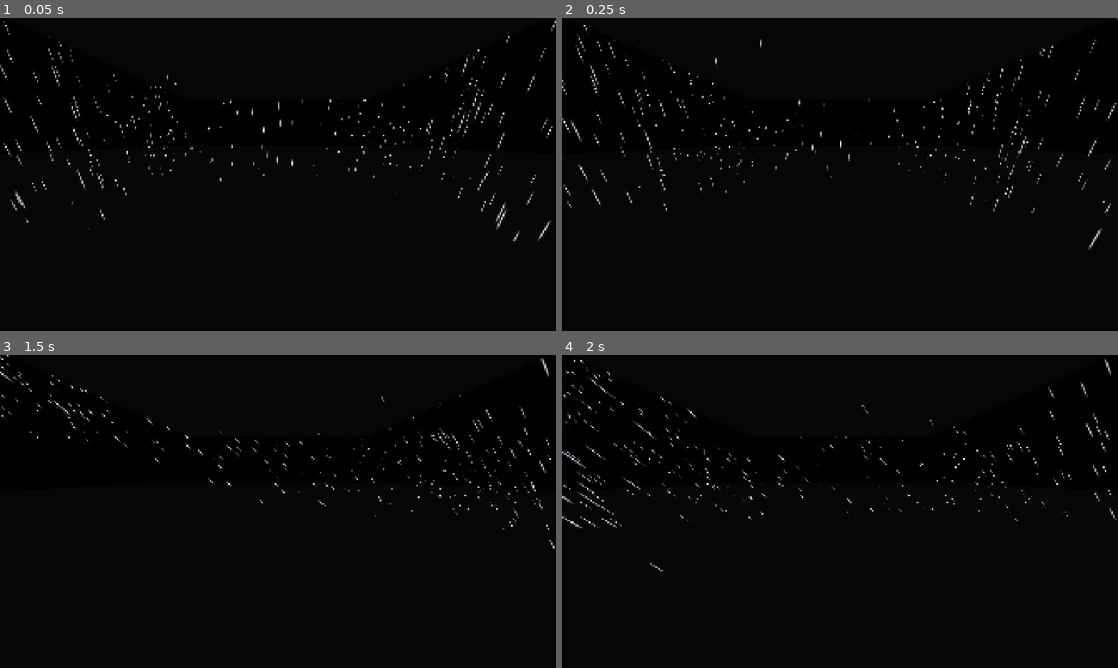
Above: before the commit, frames 1-4 (two rows, left to right).
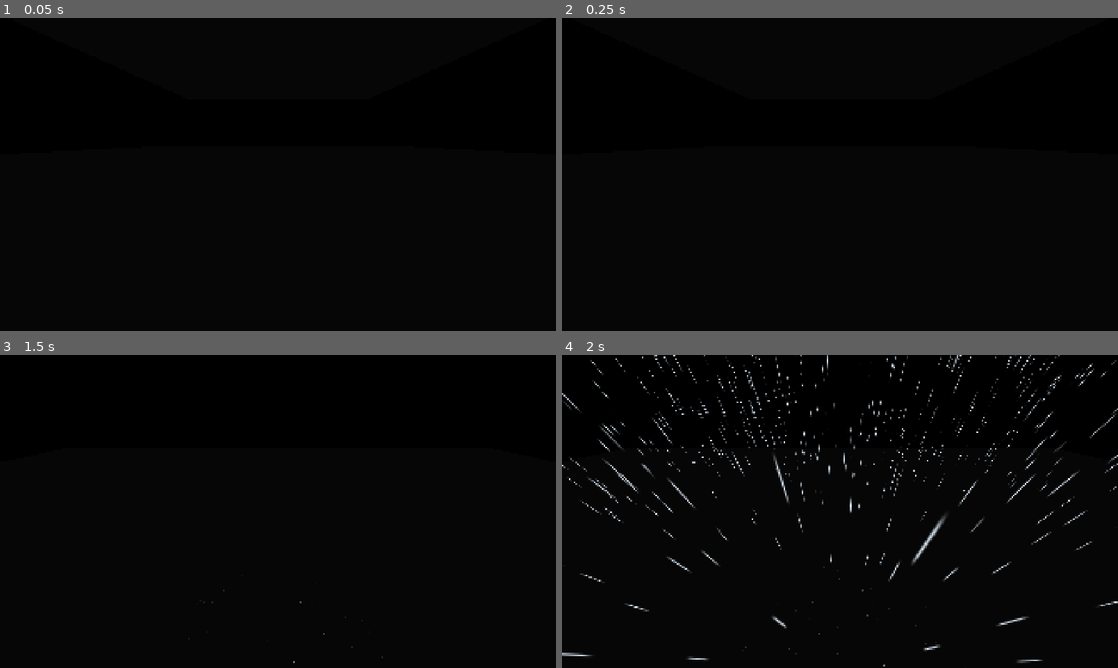
Above: after the commit, the same moments.

Repository: Himkush1414/afterglow-road
Game: Godot game, scene res://scenes/debug/rain_check.tscn
Two runs of this game, one before a commit and one after it. Both use one fixed random seed, a clock stepped at 60 frames per second and the inputs below. This scene is started directly instead of the project's main scene.
Inputs (mouse positions are in pixels of both pictures, inside the frame that each line leads up to):
- Up to frame 1 (0.05 s): no input
- Up to frame 2 (0.25 s): no input
- Up to frame 3 (1.5 s): tap Enter at 0.5 s; move the mouse to (400, 495) at 0.52 s; hold D (move_right) 0.53-1.25 s; tap B (build) at 0.6 s; click (400, 495) at 0.67 s; tap Space (jump) at 0.77 s; tap Q (drop) at 0.8 s; drag from (166, 527) to (250, 574) at 1.27 s
- Up to frame 4 (2 s): no input

The runs differ from the first frame. In frame 1, 1.3% of the frame differs, in the area x 0-100%, y 0-72%; in frame 2, 1.2%; in frame 3, 0.9%; in frame 4, 4.1%, in the area x 0-100%, y 0-100%.

Commit message:
feat: rain splashes and a fallback without collisions
Splashes rise where drops land: undrawn splash drops over a disc of the
splash radius bounce once off the collision height field and sub-emit
one droplet burst each (drops hidden on contact cannot sub-emit), drawn
only near the camera. On the Mobile renderer the height field keeps its
old capture once the camera moves, so the game builds the volume there
without collisions: it hides while the camera's rain exposure is 0 and
splashes rise from a ground disc under the camera. The render check
covers both modes.

Co-Authored-By: Claude Opus 5.5 <noreply@anthropic.com>

Diff:
--- a/game/content_sample/data/tuning.json
+++ b/game/content_sample/data/tuning.json
@@ -385,7 +385,14 @@
 		"streak_alpha": 0.3,
 		"collision_size_m": 0.02,
 		"height_field_m": 24,
-		"height_field_res": 256
+		"height_field_res": 256,
+		"splash_share": 0.2,
+		"splash_s": 0.3,
+		"splash_size_m": 0.05,
+		"splash_speed_ms": 1.5,
+		"splash_radius_m": 6,
+		"splash_bounce": 0.2,
+		"shelter_check_s": 0.25
 	},
 	"lightning": {
 		"seed_key": 7,
--- a/game/src/core/game.gd
+++ b/game/src/core/game.gd
@@ -147,7 +147,9 @@
 				"rain_streaks"
 			)
 		if streaks != null:
-			rain.build_volume(int(streaks))
+			# Mobile: A-17 fallback (no height field collisions).
+			var collide := RenderingServer.get_current_rendering_method() == "forward_plus"
+			rain.build_volume(int(streaks), collide)
 		weather.rain = rain
 	if not lightning.configure(ContentDB.tuning("lightning")):
 		Log.error("lightning", "; ".join(lightning.errors))
--- a/game/src/debug/rain_check.gd
+++ b/game/src/debug/rain_check.gd
@@ -1,18 +1,28 @@
 extends Node3D
-## Rain volume under a roof (08 §4.5, A-17): the game's Rain volume (content
+## Rain volume and splashes (08 §4.5, A-17): the game's Rain volume (content
 ## tuning, preset streak count) falls on an open-sided room with a 6 x 6 m
-## roof 3 m up; the camera stands under the roof looking out and down. Each
-## bright pixel is projected to the floor: rain seen over the floor under
-## the roof must stay at most 1/200 of the rain seen outside it. Run calm
-## and with wind (slanted drops).
+## roof 3 m up. Each bright pixel is projected to the floor.
+## With collisions (default on Forward+): from an eye under the roof, rain
+## seen over the floor under the roof stays at most 1/200 of the rain seen
+## outside it (calm and with wind); splashes alone: none under the roof;
+## then from an eye 5 m up outside the roof (reached by moving the camera,
+## so the height field must follow it), none past the splash radius.
+## Fallback (default on Mobile): under the roof nothing is drawn; from the
+## eye 5 m up outside, rain is drawn and splashes lie within the radius.
 ## Needs a display:
 ##   tools/godot.sh res://scenes/debug/rain_check.tscn [--rendering-method mobile] \
-##       -- [--streaks 3000] [--out <dir>]
-## Prints one line per wind, then RESULT PASS or FAIL (exit 0 or 1).
+##       -- [--collide | --fallback] [--streaks 3000] [--out <dir>]
+## Prints one line per part, then RESULT PASS or FAIL (exit 0 or 1).
 
 const ROOF_HALF := 3.0
 const MARGIN := 0.4
 const WINDS := [0.0, 8.0]
+const UNDER := [Vector3(-2.0, 1.6, 0.0), Vector3(4.0, 0.0, 0.0)]
+const HIGH := [Vector3(10.0, 5.0, 0.0), Vector3(16.0, 0.0, 0.0)]
+
+var _cam: Camera3D
+var _out := ""
+var _bad := 0
 
 
 func _ready() -> void:
@@ -35,6 +45,7 @@
 	add_child(env)
 	add_child(_box(Vector3(0, -0.05, 0), Vector3(60, 0.1, 60)))
 	add_child(_box(Vector3(0, 3.0, 0), Vector3(ROOF_HALF * 2.0, 0.2, ROOF_HALF * 2.0)))
+	add_child(_roof_body())
 	var wind := Wind.new()
 	add_child(wind)
 	wind.configure(ContentDB.tuning("wind"))
@@ -46,68 +57,120 @@
 		printerr("rain check: %s" % ", ".join(rain.errors))
 		get_tree().quit(2)
 		return
+	var method := RenderingServer.get_current_rendering_method()
+	var collide := method == "forward_plus"
+	if "--collide" in args:
+		collide = true
+	elif "--fallback" in args:
+		collide = false
 	rain.wind = wind
+	rain.ground_of = func(_p: Vector3) -> float: return 0.0
 	rain.intensity = 1.0
-	rain.build_volume(int(_arg(args, "--streaks", "3000")))
+	rain.build_volume(int(_arg(args, "--streaks", "3000")), collide)
 	var mat := (rain.particles.draw_pass_1 as QuadMesh).material as ShaderMaterial
 	mat.set_shader_parameter("alpha", 1.0)  # full streaks so they read as bright pixels
-	var cam := Camera3D.new()
-	cam.fov = 100.0
-	add_child(cam)
-	cam.look_at_from_position(Vector3(-2.0, 1.6, 0.0), Vector3(4.0, 0.0, 0.0))
-	cam.make_current()
-	var out := _arg(args, "--out", "")
-	var bad := 0
-	for w: float in WINDS:
-		wind.dir = Vector2(0.0, 1.0)  # across the view, so slanted drops pass the roof edge
-		wind.base = w
-		rain.particles.restart()
-		for f in 60:
-			await get_tree().process_frame
-		var inside := 0
-		var outside := 0
-		for shot in 5:
-			await RenderingServer.frame_post_draw
-			var img := get_viewport().get_texture().get_image()
-			if shot == 0 and out != "":
-				var method := RenderingServer.get_current_rendering_method()
-				img.save_png(out.path_join("rain_%s_w%d.png" % [method, int(w)]))
-			var counts := _count(img, cam)
-			inside += counts.x
-			outside += counts.y
-		var ok := outside > 200 and inside <= outside / 200
-		bad += int(not ok)
-		print(
-			(
-				"wind %.0f m/s: rain over the floor outside %d, under the roof %d%s"
-				% [w, outside, inside, "" if ok else "  FAIL"]
+	var smat := (rain.splashes.draw_pass_1 as QuadMesh).material as ShaderMaterial
+	_cam = Camera3D.new()
+	_cam.fov = 100.0
+	add_child(_cam)
+	_out = _arg(args, "--out", "")
+	_view(UNDER)
+	_cam.make_current()
+	print("mode: %s" % ("collisions" if collide else "fallback"))
+	if collide:
+		for w: float in WINDS:
+			wind.dir = Vector2(0.0, 1.0)  # across the view, so slanted drops pass the roof edge
+			wind.base = w
+			rain.particles.restart()
+			var c := await _shots("rain_w%d" % int(w), Vector3.ZERO, INF)
+			_report(
+				c.z > 200 and c.x <= c.z / 200,
+				"wind %.0f m/s: rain over the floor outside %d, under the roof %d" % [w, c.z, c.x]
 			)
+	else:
+		var c := await _shots("rain_under", Vector3.ZERO, INF)
+		_report(
+			c == Vector3i.ZERO and not rain.particles.visible,
+			"under the roof: drawn %s, bright points %d" % [rain.particles.visible, c.x + c.z]
 		)
-	var method := RenderingServer.get_current_rendering_method()
-	print("RESULT %s (%s)" % ["PASS" if bad == 0 else "FAIL", method])
-	get_tree().quit(0 if bad == 0 else 1)
-
-
-## Bright pixels whose floor point lies under the roof (x) and outside (y).
-func _count(img: Image, cam: Camera3D) -> Vector2i:
-	var w := img.get_width()
-	var h := img.get_height()
-	var res := Vector2i.ZERO
-	for y in range(0, h, 2):
-		for x in range(0, w, 2):
-			var c := img.get_pixel(x, y)
-			if c.r < 0.4:
-				continue
-			var o := cam.project_ray_origin(Vector2(x, y))
-			var d := cam.project_ray_normal(Vector2(x, y))
-			if d.y >= -0.01:
-				continue
-			var p := o + d * (-o.y / d.y)
+		_view(HIGH)
+		c = await _shots("rain_high", Vector3.ZERO, INF)
+		_report(c.z > 200 and rain.particles.visible, "outside: rain over the floor %d" % c.z)
+	# Splashes alone (streaks hidden). The high eye keeps a droplet's height
+	# from stretching its floor point outward.
+	mat.set_shader_parameter("alpha", 0.0)
+	smat.set_shader_parameter("alpha", 1.0)
+	wind.base = 0.0
+	var rcfg := ContentDB.tuning("rain")
+	var radius := float(rcfg.splash_radius_m)
+	# Highest a droplet is drawn: start (one drop step after the bounce of a
+	# splash drop), rise and size.
+	var start := 0.0
+	if collide:
+		start = float(rcfg.fall_ms) * float(rcfg.splash_bounce) / rain.splash_drops.fixed_fps
+	var rise := start + pow(float(rcfg.splash_speed_ms), 2.0) / 19.6 + float(rcfg.splash_size_m)
+	if collide:
+		_view(UNDER)
+		var c := await _shots("splash_under", Vector3.ZERO, INF)
+		_report(
+			c.z > 50 and c.x == 0,
+			"splashes from under the roof: seen %d, under the roof %d" % [c.z, c.x]
+		)
+	_view(HIGH)
+	var eye: Vector3 = HIGH[0]
+	var reach := radius * eye.y / (eye.y - rise) + 0.25
+	var s := await _shots("splash_high", eye, reach)
+	_report(
+		s.z > 50 and s.y == 0,
+		"splashes from 5 m up: near %d, past %.1f m (radius %.0f m) %d" % [s.z, reach, radius, s.y]
+	)
+	print("RESULT %s (%s)" % ["PASS" if _bad == 0 else "FAIL", method])
+	get_tree().quit(0 if _bad == 0 else 1)
+
+
+func _view(v: Array) -> void:
+	_cam.look_at_from_position(v[0], v[1])
+
+
+## Waits 60 frames, then counts the floor points of 5 frames: x under the
+## roof; y farther than a finite `reach` from `eye`; z the rest.
+func _shots(tag: String, eye: Vector3, reach: float) -> Vector3i:
+	for f in 60:
+		await get_tree().process_frame
+	var res := Vector3i.ZERO
+	for shot in 5:
+		await RenderingServer.frame_post_draw
+		var img := get_viewport().get_texture().get_image()
+		if shot == 0 and _out != "":
+			var method := RenderingServer.get_current_rendering_method()
+			img.save_png(_out.path_join("%s_%s.png" % [tag, method]))
+		for p: Vector3 in _floor_points(img):
 			if absf(p.x) < ROOF_HALF - MARGIN and absf(p.z) < ROOF_HALF - MARGIN:
 				res.x += 1
+			elif is_finite(reach) and Vector2(p.x, p.z).distance_to(Vector2(eye.x, eye.z)) > reach:
+				res.y += 1
 			else:
-				res.y += 1
+				res.z += 1
 	return res
+
+
+func _report(ok: bool, line: String) -> void:
+	_bad += int(not ok)
+	print("%s%s" % [line, "" if ok else "  FAIL"])
+
+
+## Floor points (y 0) behind every second bright pixel below the horizon.
+func _floor_points(img: Image) -> PackedVector3Array:
+	var pts := PackedVector3Array()
+	for y in range(0, img.get_height(), 2):
+		for x in range(0, img.get_width(), 2):
+			if img.get_pixel(x, y).r < 0.4:
+				continue
+			var o := _cam.project_ray_origin(Vector2(x, y))
+			var d := _cam.project_ray_normal(Vector2(x, y))
+			if d.y < -0.01:
+				pts.append(o + d * (-o.y / d.y))
+	return pts
 
 
 func _box(pos: Vector3, size: Vector3) -> MeshInstance3D:
@@ -122,6 +185,19 @@
 	return m
 
 
+## The roof as a static world body (layer 2) for rain exposure.
+func _roof_body() -> StaticBody3D:
+	var body := StaticBody3D.new()
+	body.collision_layer = 1 << 1
+	var shape := CollisionShape3D.new()
+	var box := BoxShape3D.new()
+	box.size = Vector3(ROOF_HALF * 2.0, 0.2, ROOF_HALF * 2.0)
+	shape.shape = box
+	body.add_child(shape)
+	body.position = Vector3(0.0, 3.0, 0.0)
+	return body
+
+
 static func _arg(args: PackedStringArray, key: String, fallback: String) -> String:
 	var i := args.find(key)
 	return args[i + 1] if i >= 0 and i + 1 < args.size() else fallback
--- a/game/src/defs/schema.json
+++ b/game/src/defs/schema.json
@@ -2026,6 +2026,36 @@
 					"type": "int",
 					"min": 256,
 					"max": 8192
+				},
+				"splash_share": {
+					"type": "number",
+					"min": 0,
+					"max": 1
+				},
+				"splash_s": {
+					"type": "number",
+					"min": 0.01
+				},
+				"splash_size_m": {
+					"type": "number",
+					"min": 0
+				},
+				"splash_speed_ms": {
+					"type": "number",
+					"min": 0
+				},
+				"splash_radius_m": {
+					"type": "number",
+					"min": 0
+				},
+				"splash_bounce": {
+					"type": "number",
+					"min": 0,
+					"max": 1
+				},
+				"shelter_check_s": {
+					"type": "number",
+					"min": 0.01
 				}
 			}
 		},
--- a/game/src/sky/rain.gd
+++ b/game/src/sky/rain.gd
@@ -4,9 +4,13 @@
 ## tilted toward upwind by the local wind speed, hits nothing on the
 ## blocking layers (buildings, player pieces, tents), else 0; under dense
 ## forest canopy it is scaled down. The visible rain is a GPU particle
-## volume that follows the camera, falls at fall_ms slanted by the wind
-## (atan(w / fall_ms)) and is stopped by roofs through a camera-following
-## height field. All numbers come from the "rain" tuning.
+## volume that follows the camera and falls at fall_ms slanted by the wind
+## (atan(w / fall_ms)). With collisions (Forward+) a camera-following height
+## field stops drops at roofs and splashes rise where drops land. Without
+## (Mobile, A-17 fallback: its height field is not re-captured after it
+## moves) the volume hides while the camera's rain exposure is 0 and the
+## splashes rise from a disc on the ground under the camera. All numbers
+## come from the "rain" tuning.
 
 const STREAK_SHADER := """
 shader_type spatial;
@@ -27,6 +31,29 @@
 	ALBEDO = vec3(0.8, 0.85, 0.9);
 	float across = 1.0 - abs(UV.x * 2.0 - 1.0);
 	ALPHA = alpha * across * smoothstep(0.0, 0.3, UV.y) * smoothstep(1.0, 0.7, UV.y);
+}
+"""
+const SPLASH_SHADER := """
+shader_type spatial;
+render_mode blend_mix, cull_disabled, depth_draw_never, shadows_disabled, specular_disabled;
+uniform float alpha = 0.6;
+uniform float radius_m = 8.0;
+varying float near;
+
+void vertex() {
+	vec3 centre = MODEL_MATRIX[3].xyz;
+	float s = length(MODEL_MATRIX[0].xyz);
+	near = 1.0 - smoothstep(radius_m - 1.0, radius_m, distance(CAMERA_POSITION_WORLD, centre));
+	MODELVIEW_MATRIX = VIEW_MATRIX * mat4(
+		INV_VIEW_MATRIX[0] * s, INV_VIEW_MATRIX[1] * s, INV_VIEW_MATRIX[2] * s, MODEL_MATRIX[3]
+	);
+}
+
+void fragment() {
+	NORMAL = vec3(0.0, 0.0, 1.0);
+	ALBEDO = vec3(0.8, 0.85, 0.9);
+	float r = length(UV * 2.0 - 1.0);
+	ALPHA = alpha * COLOR.a * near * (1.0 - smoothstep(0.4, 1.0, r));
 }
 """
 
@@ -41,10 +68,23 @@
 ## The particle volume (null until build_volume).
 var particles: GPUParticles3D
 var height_field: GPUParticlesCollisionHeightField3D
+## Droplets thrown up where drops land (sub-emitter of `splash_drops`).
+var splashes: GPUParticles3D
+## Undrawn drops over a disc of the splash radius that bounce off on their first
+## contact (splash_bounce: enough to leave contact, so one splash each) and
+## throw a splash there (drops hidden on contact cannot sub-emit).
+var splash_drops: GPUParticles3D
+## False when the volume was built without collisions (fallback).
+var collides := true
+## Ground height under an engine position for fallback splashes; defaults
+## to the world's terrain.
+var ground_of: Callable
 
 var _cfg := {}
 var _mask := 0
 var _pm: ParticleProcessMaterial
+var _splash_pm: ParticleProcessMaterial
+var _shelter_wait := 0.0
 
 
 ## Takes the "rain" tuning group. False and `errors` when a blocking layer
@@ -73,11 +113,16 @@
 
 
 ## Builds the particle volume with `streaks` drops at full intensity (the
-## quality preset's rain_streaks) and the roof height field.
-func build_volume(streaks: int) -> void:
-	if particles != null:
-		particles.queue_free()
-		height_field.queue_free()
+## quality preset's rain_streaks); with `collide` also the roof height field
+## and the splash drops, else the fallback (see the class note).
+func build_volume(streaks: int, collide := true) -> void:
+	for n: Node in [particles, height_field, splashes, splash_drops]:
+		if n != null:
+			remove_child(n)  # frees the names for the new nodes
+			n.queue_free()
+	height_field = null
+	splash_drops = null
+	collides = collide
 	var size := _volume()
 	_pm = ParticleProcessMaterial.new()
 	_pm.emission_shape = ParticleProcessMaterial.EMISSION_SHAPE_BOX
@@ -85,8 +130,13 @@
 	_pm.spread = 0.0
 	_pm.gravity = Vector3.ZERO
 	_pm.particle_flag_align_y = true
-	_pm.collision_mode = ParticleProcessMaterial.COLLISION_HIDE_ON_CONTACT
+	_pm.collision_mode = (
+		ParticleProcessMaterial.COLLISION_HIDE_ON_CONTACT
+		if collide
+		else ParticleProcessMaterial.COLLISION_DISABLED
+	)
 	particles = GPUParticles3D.new()
+	particles.name = "Drops"
 	particles.amount = maxi(streaks, 1)
 	particles.lifetime = lifetime()
 	particles.preprocess = lifetime()
@@ -105,6 +155,13 @@
 	particles.draw_pass_1 = streak
 	particles.cast_shadow = GeometryInstance3D.SHADOW_CASTING_SETTING_OFF
 	add_child(particles)
+	splashes = _build_splashes(streaks)
+	add_child(splashes)
+	if not collide:
+		follow(Vector3.ZERO)
+		return
+	splash_drops = _build_splash_drops(streaks)
+	add_child(splash_drops)
 	height_field = GPUParticlesCollisionHeightField3D.new()
 	var hf := float(_cfg.height_field_m)
 	height_field.size = Vector3(hf, hf, hf)
@@ -145,14 +202,113 @@
 	_pm.initial_velocity_max = v.length()
 	particles.amount_ratio = clampf(intensity, 0.0, 1.0)
 	particles.emitting = intensity > 0.0
-
-
-func _process(_delta: float) -> void:
+	splashes.position = eye
+	if not collides:
+		splashes.position.y = _ground(eye)
+		splashes.amount_ratio = particles.amount_ratio
+		splashes.emitting = particles.emitting
+		return
+	splash_drops.position = particles.position
+	_splash_pm.direction = _pm.direction
+	_splash_pm.initial_velocity_min = v.length()
+	_splash_pm.initial_velocity_max = v.length()
+	splash_drops.amount_ratio = particles.amount_ratio
+	splash_drops.emitting = particles.emitting
+
+
+## Fallback only: hides the volume and the splashes while `eye` is
+## sheltered (rain exposure 0); always shown with collisions.
+func shelter(eye: Vector3) -> void:
+	var shown := collides or exposure_at(eye) > 0.0
+	particles.visible = shown
+	splashes.visible = shown
+
+
+func _process(delta: float) -> void:
 	if particles == null or not is_inside_tree():
 		return
 	var cam := get_viewport().get_camera_3d()
-	if cam != null:
-		follow(cam.global_position)
+	if cam == null:
+		return
+	follow(cam.global_position)
+	_shelter_wait -= delta
+	if _shelter_wait <= 0.0:
+		_shelter_wait = float(_cfg.shelter_check_s)
+		shelter(cam.global_position)
+
+
+func _ground(eye: Vector3) -> float:
+	if ground_of.is_valid():
+		return float(ground_of.call(eye))
+	if world != null and world.is_loaded():
+		return world.height_at(eye.x, eye.z)
+	return eye.y
+
+
+func _build_splash_drops(streaks: int) -> GPUParticles3D:
+	var r := float(_cfg.splash_radius_m)
+	_splash_pm = _pm.duplicate() as ParticleProcessMaterial
+	_splash_pm.emission_shape = ParticleProcessMaterial.EMISSION_SHAPE_RING
+	_splash_pm.emission_ring_axis = Vector3.UP
+	_splash_pm.emission_ring_radius = r
+	_splash_pm.emission_ring_inner_radius = 0.0
+	_splash_pm.emission_ring_height = 0.0
+	_splash_pm.emission_ring_cone_angle = 90.0
+	_splash_pm.collision_mode = ParticleProcessMaterial.COLLISION_RIGID
+	_splash_pm.collision_bounce = float(_cfg.splash_bounce)
+	_splash_pm.collision_friction = 0.0
+	_splash_pm.sub_emitter_mode = ParticleProcessMaterial.SUB_EMITTER_AT_COLLISION
+	_splash_pm.sub_emitter_amount_at_collision = 1
+	var p := GPUParticles3D.new()
+	p.name = "SplashDrops"
+	p.amount = maxi(int(streaks * float(_cfg.splash_share)), 1)
+	p.lifetime = lifetime()
+	p.preprocess = lifetime()
+	p.process_material = _splash_pm
+	p.collision_base_size = float(_cfg.collision_size_m)
+	p.visibility_aabb = particles.visibility_aabb
+	p.draw_pass_1 = null
+	p.sub_emitter = NodePath("../Splashes")
+	return p
+
+
+func _build_splashes(streaks: int) -> GPUParticles3D:
+	var pm := ParticleProcessMaterial.new()
+	pm.direction = Vector3.UP
+	pm.spread = 45.0
+	pm.initial_velocity_min = float(_cfg.splash_speed_ms) * 0.5
+	pm.initial_velocity_max = float(_cfg.splash_speed_ms)
+	pm.gravity = Vector3(0.0, -9.8, 0.0)
+	var fade := Gradient.new()
+	fade.set_color(0, Color(1, 1, 1, 1))
+	fade.set_color(1, Color(1, 1, 1, 0))
+	var ramp := GradientTexture1D.new()
+	ramp.gradient = fade
+	pm.color_ramp = ramp
+	if not collides:  # no splash drops: rise from a disc on the ground
+		pm.emission_shape = ParticleProcessMaterial.EMISSION_SHAPE_RING
+		pm.emission_ring_axis = Vector3.UP
+		pm.emission_ring_radius = float(_cfg.splash_radius_m)
+		pm.emission_ring_inner_radius = 0.0
+		pm.emission_ring_height = 0.0
+		pm.emission_ring_cone_angle = 90.0
+	var p := GPUParticles3D.new()
+	p.name = "Splashes"
+	p.amount = maxi(int(streaks * float(_cfg.splash_share)), 1)
+	p.lifetime = float(_cfg.splash_s)
+	p.process_material = pm
+	var r := float(_cfg.splash_radius_m)
+	p.visibility_aabb = AABB(Vector3(-r, -r, -r), Vector3(r, r, r) * 2.0)
+	var quad := QuadMesh.new()
+	quad.size = Vector2.ONE * float(_cfg.splash_size_m)
+	var mat := ShaderMaterial.new()
+	mat.shader = Shader.new()
+	mat.shader.code = SPLASH_SHADER
+	mat.set_shader_parameter("radius_m", r)
+	quad.material = mat
+	p.draw_pass_1 = quad
+	p.cast_shadow = GeometryInstance3D.SHADOW_CASTING_SETTING_OFF
+	return p
 
 
 func _volume() -> Vector3:
--- a/game/src/tests/test_sky_rain.gd
+++ b/game/src/tests/test_sky_rain.gd
@@ -154,6 +154,13 @@
 				"collision_size_m": 0.02,
 				"height_field_m": 32,
 				"height_field_res": 512,
+				"splash_share": 0.25,
+				"splash_s": 0.3,
+				"splash_size_m": 0.04,
+				"splash_speed_ms": 1.8,
+				"splash_radius_m": 8.0,
+				"splash_bounce": 0.2,
+				"shelter_check_s": 0.25,
 			}
 		)
 	)
@@ -168,6 +175,19 @@
 	)
 	check(_rain.height_field.follow_camera_enabled, "height field follows the camera")
 	check(not p.emitting, "dry: not emitting")
+	check_eq(_rain.splashes.amount, 200, "splashes: a quarter of the streaks")
+	var sd := _rain.splash_drops
+	check_eq(sd.amount, 200, "splash drops: a quarter of the streaks")
+	check(sd.get_node(sd.sub_emitter) == _rain.splashes, "splash drops throw splashes")
+	var spm := sd.process_material as ParticleProcessMaterial
+	check_eq(spm.sub_emitter_mode, ParticleProcessMaterial.SUB_EMITTER_AT_COLLISION, "on contact")
+	check_eq(spm.collision_mode, ParticleProcessMaterial.COLLISION_RIGID, "bounce away once")
+	check_eq(spm.emission_shape, ParticleProcessMaterial.EMISSION_SHAPE_RING, "a disc")
+	check_eq(spm.emission_ring_radius, 8.0, "of the splash radius")
+	check_eq(spm.emission_ring_inner_radius, 0.0, "filled")
+	check(sd.draw_pass_1 == null, "never drawn")
+	var mat := (_rain.splashes.draw_pass_1 as QuadMesh).material as ShaderMaterial
+	check_eq(mat.get_shader_parameter("radius_m"), 8.0, "drawn within 8 m")
 	var wind := Wind.new()
 	check(wind.configure(WIND), "wind: %s" % [wind.errors])
 	wind.dir = Vector2(0.0, 1.0)  # blows toward +z
@@ -191,6 +211,73 @@
 		p.position.is_equal_approx(eye + Vector3(0.0, 6.0, -drift)),
 		"top above, upwind: %s" % p.position
 	)
+	check(_rain.splashes.position.is_equal_approx(eye), "splashes around the eye")
+	check(sd.position.is_equal_approx(p.position), "splash drops fall with the rain")
+	check(spm.direction.is_equal_approx(pm.direction), "same slant")
+	_rain.build_volume(400)
+	check_eq(String(_rain.splashes.name), "Splashes", "rebuilt with the same names")
+	var sd2 := _rain.splash_drops
+	check(sd2.get_node(sd2.sub_emitter) == _rain.splashes, "relinked")
 	var bad := cfg.duplicate()
 	bad.volume_m = [20, 12]
 	check(not _rain.configure(bad), "volume needs 3 sizes")
+
+
+func test_the_fallback_hides_under_a_roof_and_splashes_on_the_ground() -> void:
+	var cfg := CFG.duplicate()
+	(
+		cfg
+		. merge(
+			{
+				"fall_ms": 9.0,
+				"volume_m": [20, 12, 20],
+				"streak_width_m": 0.015,
+				"streak_length_m": 0.45,
+				"streak_alpha": 0.3,
+				"collision_size_m": 0.02,
+				"height_field_m": 32,
+				"height_field_res": 512,
+				"splash_share": 0.25,
+				"splash_s": 0.3,
+				"splash_size_m": 0.04,
+				"splash_speed_ms": 1.8,
+				"splash_radius_m": 8.0,
+				"splash_bounce": 0.2,
+				"shelter_check_s": 0.25,
+			}
+		)
+	)
+	check(_rain.configure(cfg), "configure: %s" % [_rain.errors])
+	_rain.set_process(false)
+	_rain.build_volume(800, false)
+	check(not _rain.collides, "fallback")
+	check(
+		_rain.height_field == null and _rain.splash_drops == null,
+		"no height field, no splash drops"
+	)
+	var pm := _rain.particles.process_material as ParticleProcessMaterial
+	check_eq(pm.collision_mode, ParticleProcessMaterial.COLLISION_DISABLED, "drops do not collide")
+	var spm := _rain.splashes.process_material as ParticleProcessMaterial
+	check_eq(spm.emission_shape, ParticleProcessMaterial.EMISSION_SHAPE_RING, "splash disc")
+	check_eq(spm.emission_ring_radius, 8.0, "of the splash radius")
+	check(_rain.splashes.sub_emitter.is_empty(), "splashes emit on their own")
+	_rain.ground_of = func(_p: Vector3) -> float: return 2.5
+	_rain.intensity = 1.0
+	_rain.follow(Vector3(10.0, 4.1, -3.0))
+	check(
+		_rain.splashes.position.is_equal_approx(Vector3(10.0, 2.5, -3.0)),
+		"on the ground under the eye"
+	)
+	check(_rain.splashes.emitting, "splashing while it rains")
+	_roof(Vector3(0.0, 3.0, 0.0), 2)
+	var tree := Engine.get_main_loop() as SceneTree
+	await tree.physics_frame
+	await tree.physics_frame
+	_rain.shelter(Vector3(0.0, 1.6, 0.0))
+	check(not _rain.particles.visible and not _rain.splashes.visible, "hidden under the roof")
+	_rain.shelter(Vector3(10.0, 1.6, 0.0))
+	check(_rain.particles.visible and _rain.splashes.visible, "shown in the open")
+	_rain.build_volume(800, true)
+	_rain.shelter(Vector3(0.0, 1.6, 0.0))
+	check(_rain.particles.visible, "with collisions the roof stops the drops instead")
+	check(_rain.height_field != null and _rain.splash_drops != null, "rebuilt with collisions")
